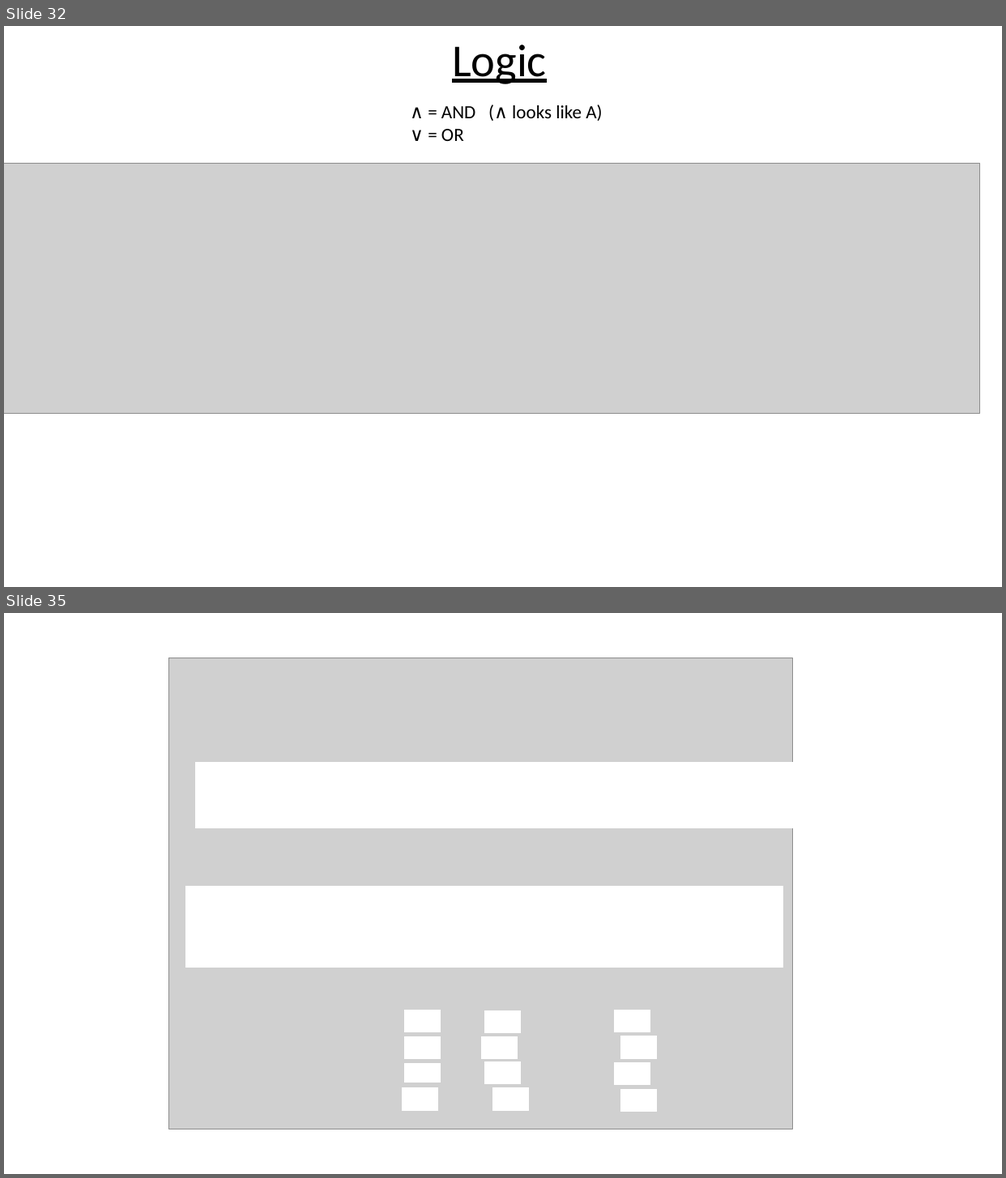
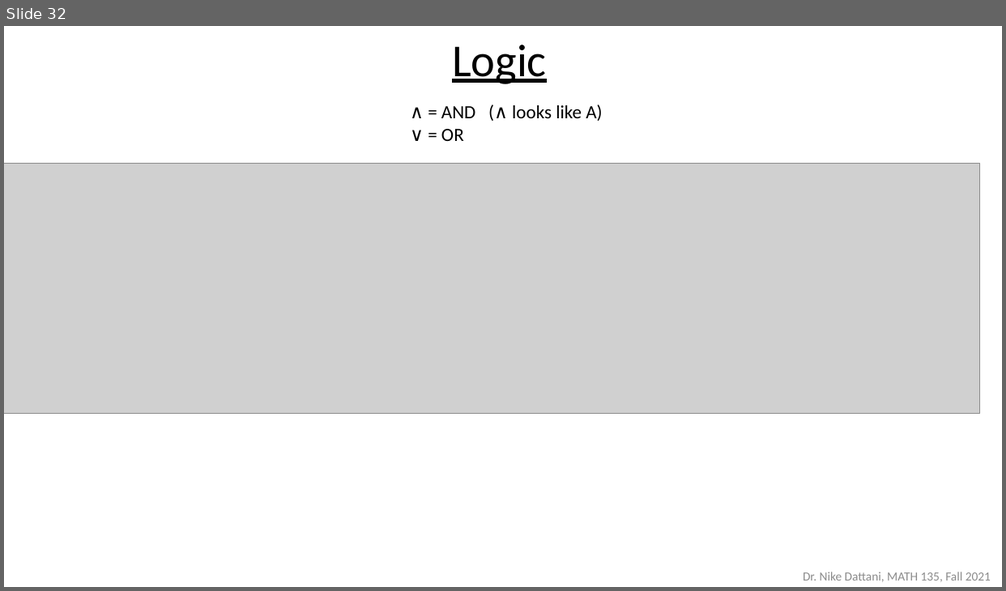
Before and after one commit to ndattani/Lecture_Notes, a slide deck: University_of_Waterloo/Fall_2021/MATH135/UW_Fall2021_MATH135_Lecture4.pptx. Shown one above the other, each under a label of ours: slides 32 and 35 before the commit, slide 32 after it; the slides between them are not shown. The pictures are 1006x1178 and 1006x591 pixels, drawn with LibreOffice and Linux fonts; fonts in the diff are those of the drawing; grey boxes stand for pictures. Boxes give left, top, right and bottom in pixels: in the first picture for what was removed or moved away, otherwise in the second. Text is boxed around its words. In the diff, an @@ line names an element or a change of style, - is before the commit and + after.

```diff
--- a/University_of_Waterloo/Fall_2021/MATH135/UW_Fall2021_MATH135_Lecture4.pptx
+++ b/University_of_Waterloo/Fall_2021/MATH135/UW_Fall2021_MATH135_Lecture4.pptx
@@ slide 35 removed at [4,613,1002,1174], background #FFFFFF @@
@@ picture removed at [169,658,793,1130] @@
@@ rectangle removed at [196,763,792,828] @@
@@ rectangle removed at [186,887,782,967] @@
@@ rectangle removed at [404,1011,440,1033] @@
@@ rectangle removed at [484,1012,520,1033] @@
@@ rectangle removed at [615,1011,650,1033] @@
@@ rectangle removed at [404,1037,440,1059] @@
@@ rectangle removed at [482,1037,517,1059] @@
@@ rectangle removed at [621,1037,656,1059] @@
@@ rectangle removed at [404,1063,440,1083] @@
@@ rectangle removed at [484,1063,520,1084] @@
@@ rectangle removed at [615,1063,650,1084] @@
@@ rectangle removed at [403,1088,438,1110] @@
@@ rectangle removed at [493,1088,528,1110] @@
@@ rectangle removed at [621,1090,656,1112] @@
@@ slide 32 changed as well @@
@@ text added at [803,572,991,582], 12 pt, text #8C8C8C @@
+Dr. Nike Dattani, MATH 135, Fall 2021
```
Also in this commit, not shown: 29 other slides changed, 4 slides added, 15 other slides removed, 1 other file.
